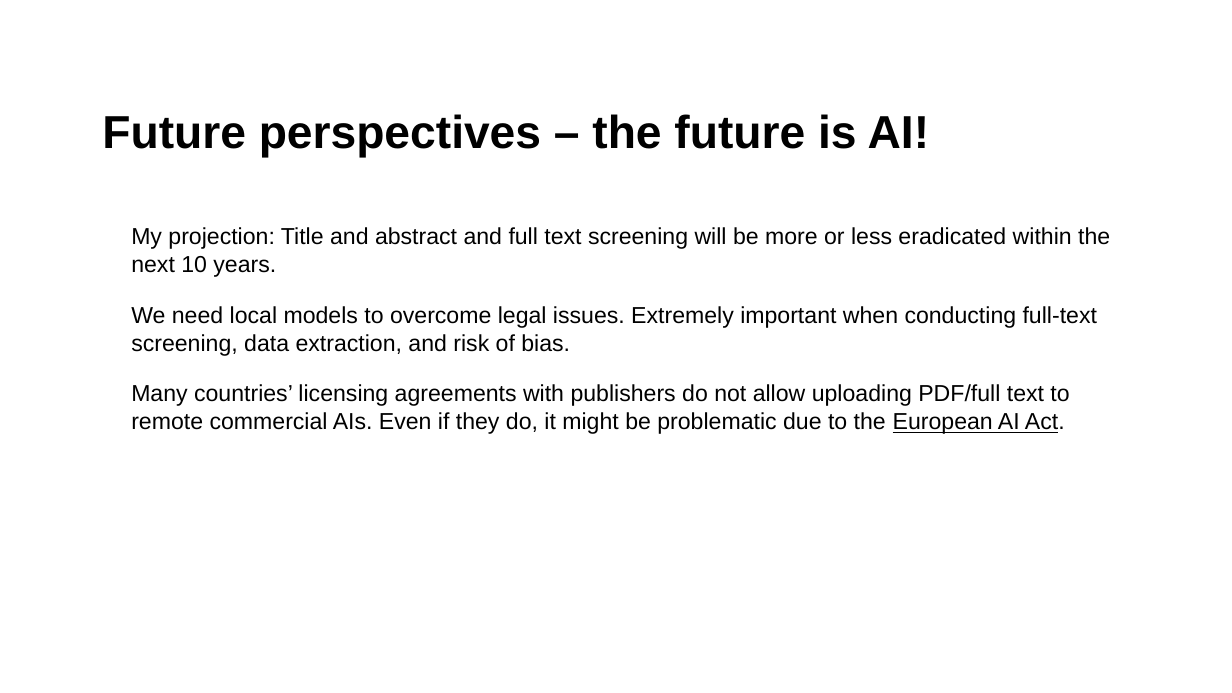
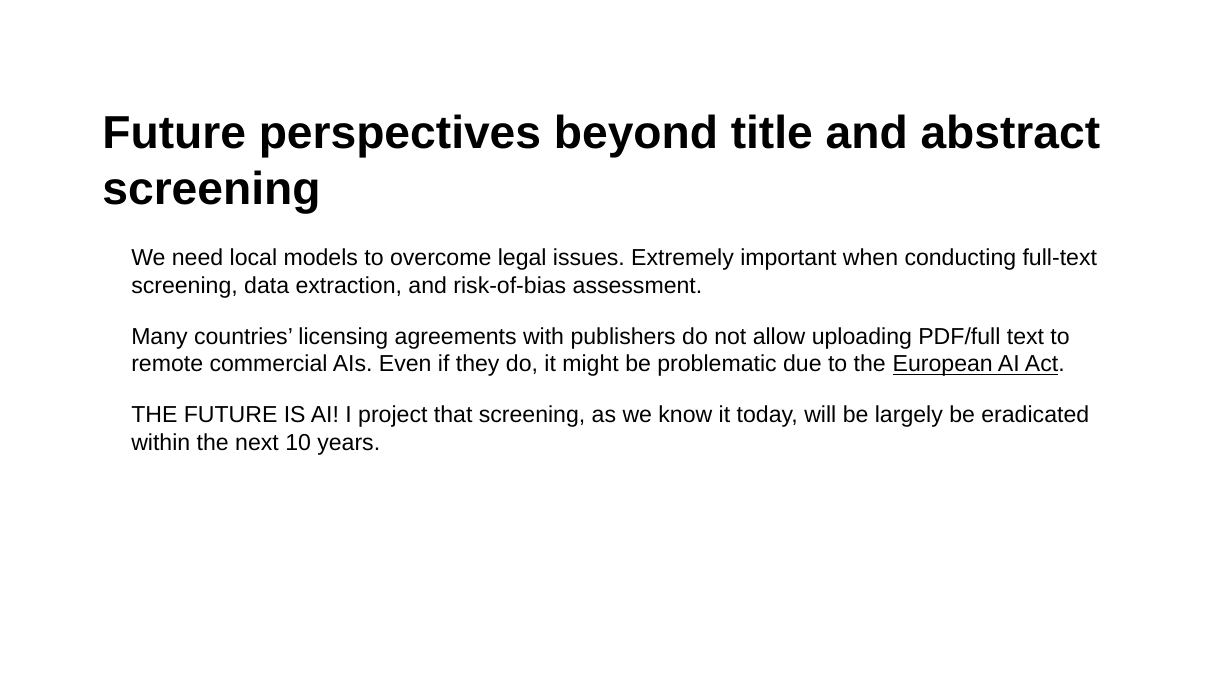
Before and after one commit to MikkelVembye/IRM2026, a slide deck: slide 13 of screen-with-gpt-models.pptx. Drawn at 1232x693 pixels with LibreOffice and Linux fonts; fonts in the diff are those of the drawing; background and template pictures are left out. Boxes give left, top, right and bottom in pixels: in the first picture for what was removed or moved away, otherwise in the second. Text is boxed around its words. In the diff, an @@ line names an element or a change of style, - is before the commit and + after.

```diff
--- a/screen-with-gpt-models.pptx
+++ b/screen-with-gpt-models.pptx
@@ title at [102,114,1101,213]: text changed @@
-Future perspectives – the future is AI!
+Future perspectives beyond title and abstract screening
@@ text "We need local models to ...": place and size @@
-text "We need local models to ..." at [131,227,1110,434]
+text "We need local models to ..." at [131,248,1097,455]
@@ text at [131,248,1097,298]: text changed @@
-• My projection: Title and abstract and full text screening will be more or less eradicated within the next 10 years.
-• We need local models to overcome legal issues. Extremely important when conducting full-text screening, data extraction, and risk of bias.
+• We need local models to overcome legal issues. Extremely important when conducting full-text screening, data extraction, and risk-of-bias assessment.
@@ text at [131,405,1089,455]: paragraph added @@
+• THE FUTURE IS AI! I project that screening, as we know it today, will be largely be eradicated within the next 10 years.
```
Also in this commit, not shown: 10 other slides changed, 1 slide removed, 1 other file.
